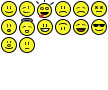
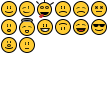
Comparing the layer stacks of the two (108, 90) images. Changes:
painted on "Body" (1st of 14, in "sm_00") over [2, 2, 16, 16]
painted on "Body" (2nd of 14, in "sm_01") over [20, 2, 34, 16]
painted on "Right" (4th of 15, in "sm_02" › "Eyes") over [45, 6, 49, 10]
painted on "Left" (4th of 15, in "sm_02" › "Eyes") over [40, 6, 44, 10]
painted on "Tounge" (1st of 2, in "sm_02") over [39, 14, 44, 18]
painted on "Mouth" (3rd of 14, in "sm_02") over [40, 12, 49, 15]
painted on "Body" (3rd of 14, in "sm_02") over [37, 2, 52, 18]
painted on "Mouth" (4th of 14, in "sm_03") over [59, 10, 67, 13]
painted on "Body" (4th of 14, in "sm_03") over [56, 1, 71, 17]
painted on "Body" (5th of 14, in "sm_04") over [74, 2, 88, 16]
painted on "Body" (6th of 14, in "sm_05") over [92, 2, 106, 16]
painted on "Body" (7th of 14, in "sm_06") over [2, 20, 16, 34]
painted on "Body" (8th of 14, in "sm_07") over [20, 21, 34, 35]
painted on "Body" (9th of 14, in "sm_08") over [38, 20, 52, 34]
painted on "Body" (10th of 14, in "sm_09") over [56, 20, 70, 34]
painted on "Body" (11th of 14, in "sm_10") over [74, 20, 88, 34]
painted on "Body" (12th of 14, in "sm_11") over [92, 20, 106, 34]
painted on "Body" (13th of 14, in "sm_12") over [2, 38, 16, 52]
painted on "Body" (14th of 14, in "sm_13") over [20, 38, 34, 52]
